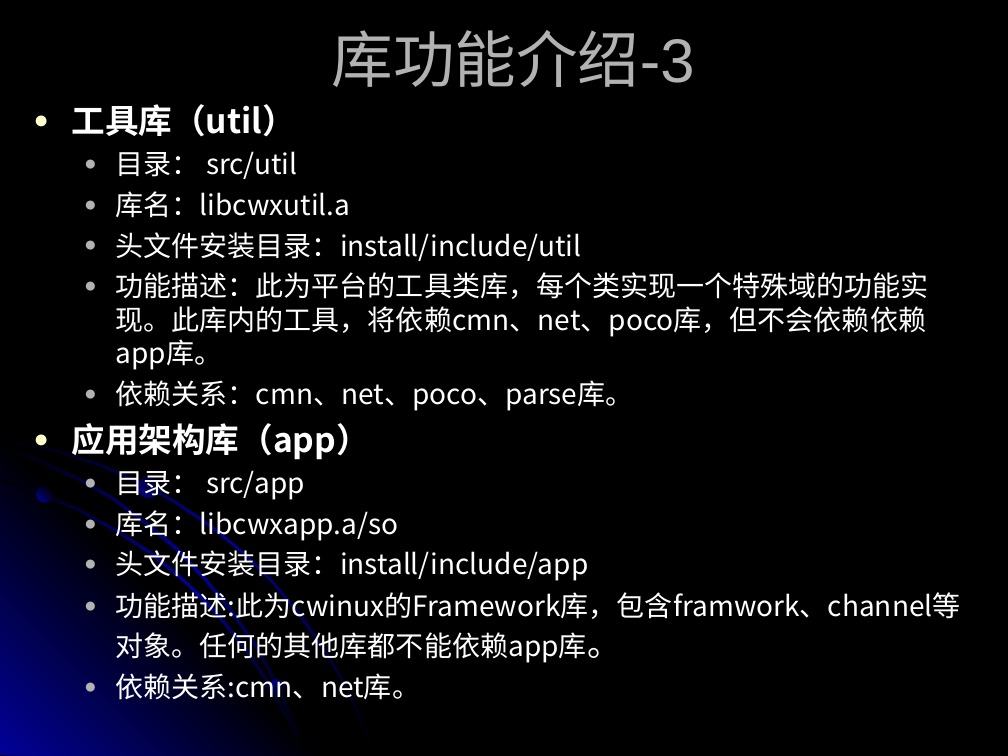
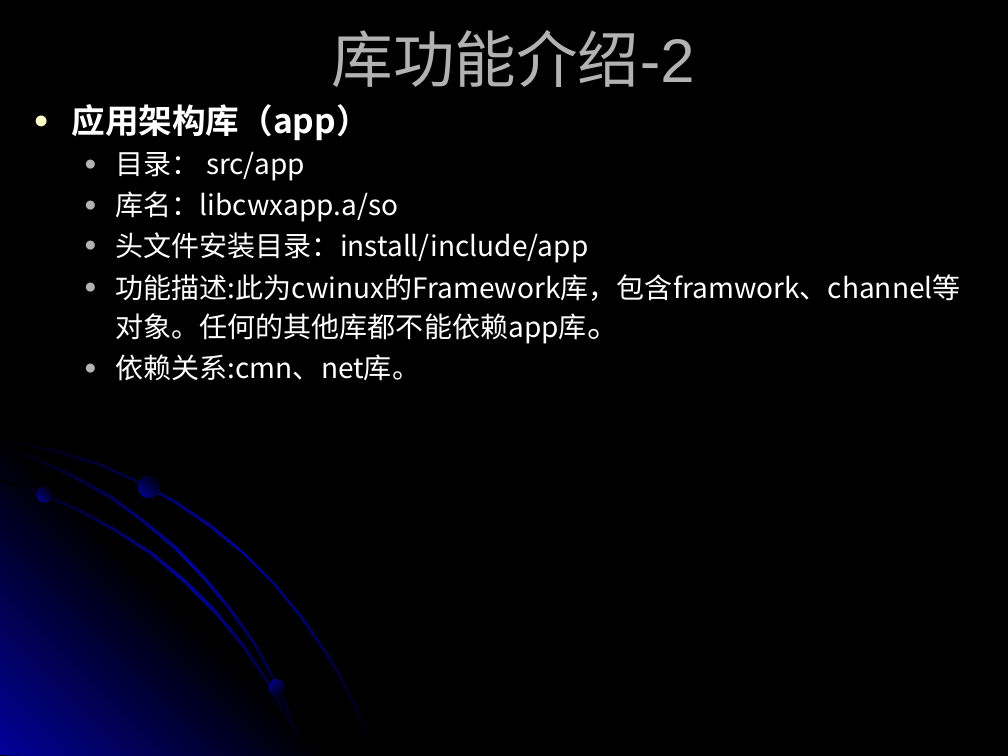
Before and after one commit to suchasplus/cwinux, a slide deck: slide 10 of cwinux/doc/CWINUX introduce.ppt (slide 12 before the commit). Drawn at 1008x756 pixels with LibreOffice and Linux fonts; fonts in the diff are those of the drawing. Boxes give left, top, right and bottom in pixels: in the first picture for what was removed or moved away, otherwise in the second. Text is boxed around its words. In the diff, an @@ line names an element or a change of style, - is before the commit and + after.

```diff
--- a/cwinux/doc/CWINUX introduce.ppt
+++ b/cwinux/doc/CWINUX introduce.ppt
@@ title at box(332, 30, 695, 87): text changed @@
-库功能介绍-3
+库功能介绍-2
@@ text at box(71, 104, 929, 411): paragraphs removed @@
-● 工具库（util）
-  ● 目录： src/util
-  ● 库名：libcwxutil.a
-  ● 头文件安装目录：install/include/util
-  ● 功能描述：此为平台的工具类库，每个类实现一个特殊域的功能实现。此库内的工具，将依赖cmn、net、poco库，但不会依赖依赖app库。
-  ● 依赖关系：cmn、net、poco、parse库。
```
Also in this commit, not shown: 3 other slides changed, 2 slides removed, 2 other files.
